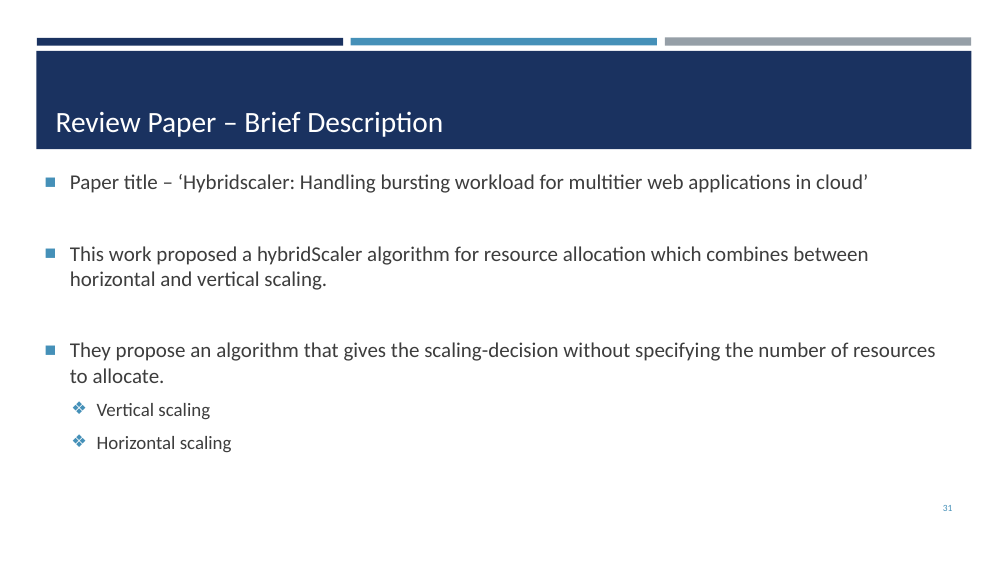
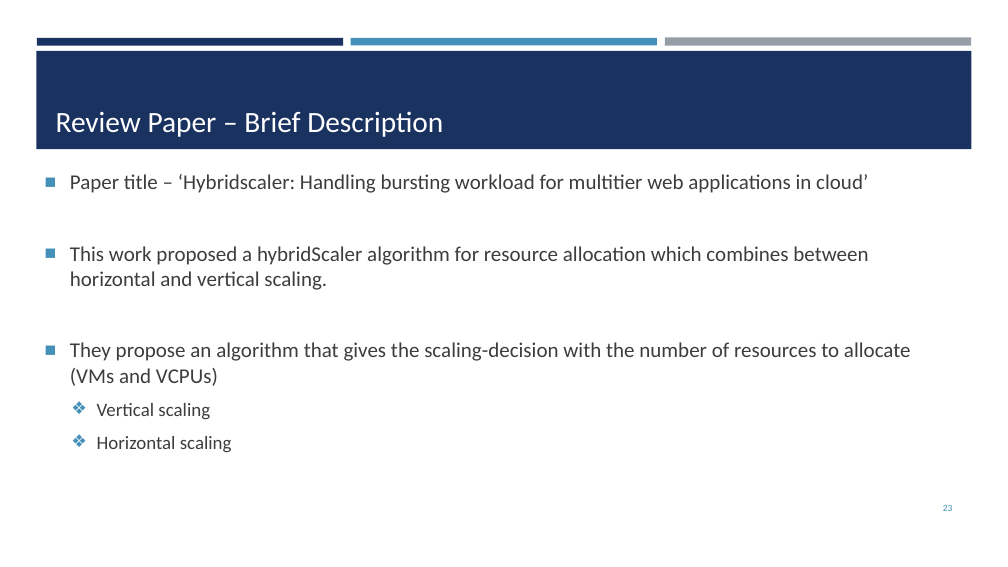
Before and after one commit to Rahma-ra1001782/Rahma-ra1001782-hw, a slide deck: slide 23 of Review/G3-Review Paper & Presentation - Final Version/G3 - Review Paper Presentation.pptx (slide 31 before the commit). Drawn at 1008x567 pixels with LibreOffice and Linux fonts; fonts in the diff are those of the drawing. Boxes give left, top, right and bottom in pixels: in the first picture for what was removed or moved away, otherwise in the second. Text is boxed around its words. In the diff, an @@ line names an element or a change of style, - is before the commit and + after.

```diff
--- a/Review/G3-Review Paper & Presentation - Final Version/G3 - Review Paper Presentation.pptx
+++ b/Review/G3-Review Paper & Presentation - Final Version/G3 - Review Paper Presentation.pptx
@@ text at (70,342,911,386): text changed @@
-■ They propose an algorithm that gives the scaling-decision without specifying the number of resources to allocate.
+■ They propose an algorithm that gives the scaling-decision with the number of resources to allocate (VMs and VCPUs)
```
Also in this commit, not shown: 15 other slides changed, 1 slide added, 9 slides removed.
